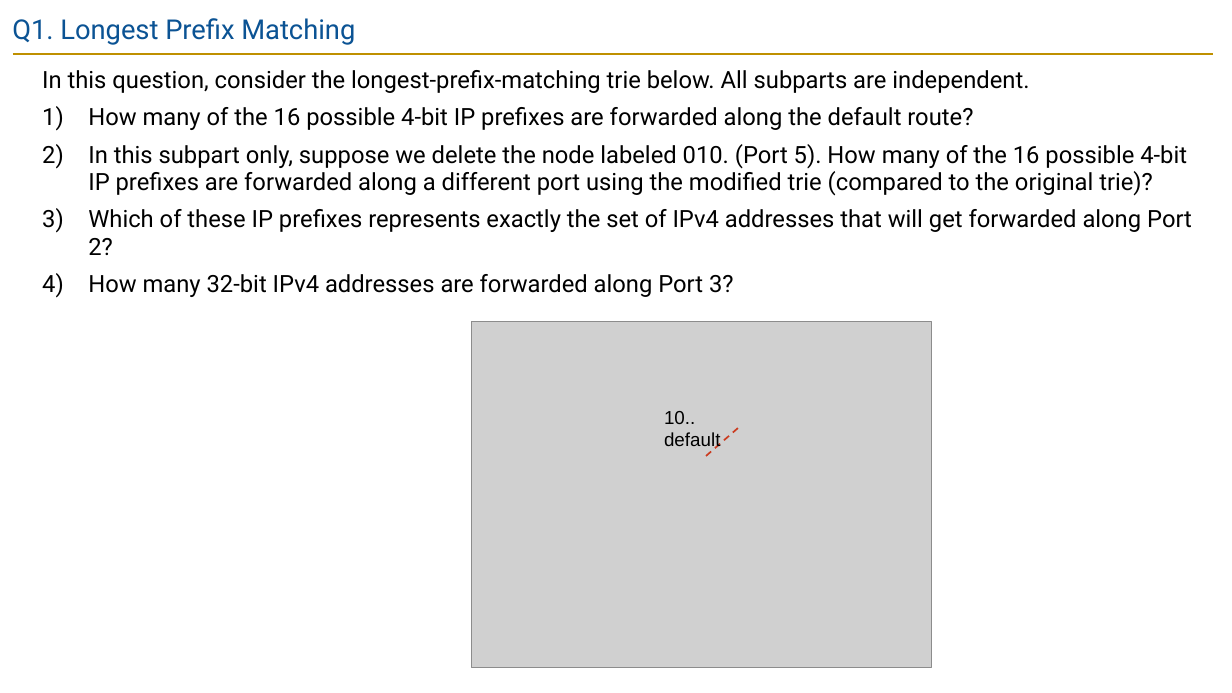
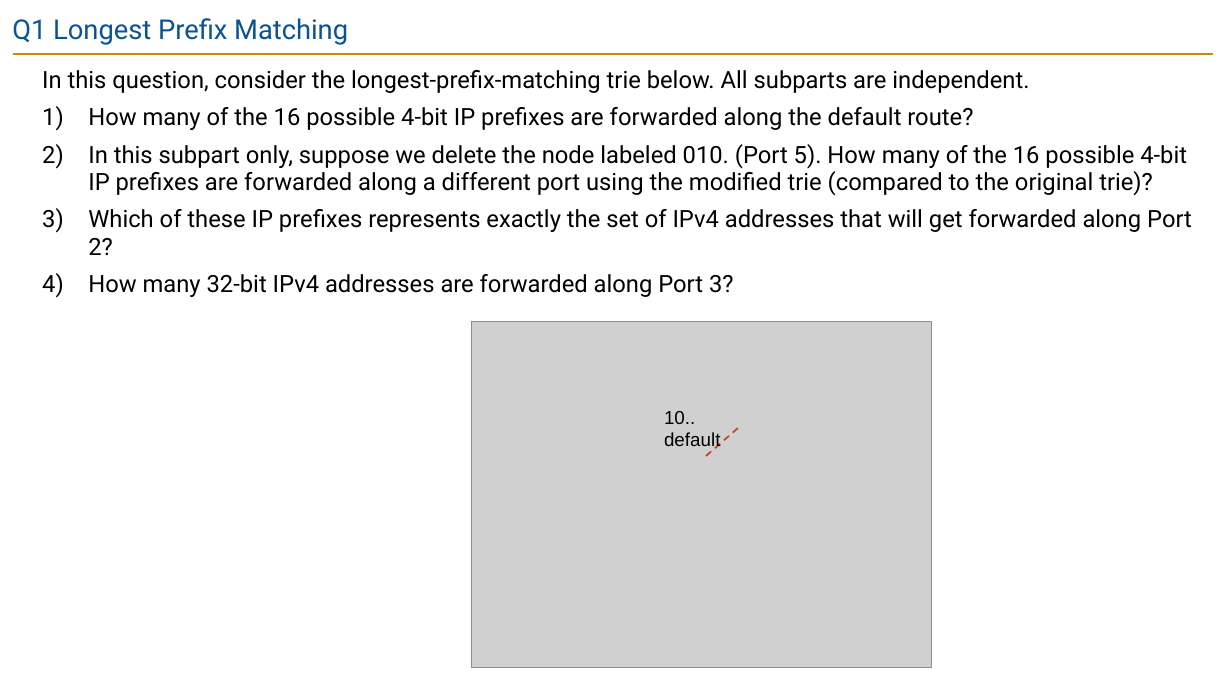
Before and after one commit to guhofstra/CSC175Sp26, a slide deck: slide 2 of PPTs/Lecture 7 - Routers Exercises ANS.pptx. Drawn at 1232x693 pixels with LibreOffice and Linux fonts; fonts in the diff are those of the drawing; grey boxes stand for pictures. Boxes give left, top, right and bottom in pixels: in the first picture for what was removed or moved away, otherwise in the second. Text is boxed around its words. In the diff, an @@ line names an element or a change of style, - is before the commit and + after.

```diff
--- a/PPTs/Lecture 7 - Routers Exercises ANS.pptx
+++ b/PPTs/Lecture 7 - Routers Exercises ANS.pptx
@@ title at <box>12,18,348,45</box>: text changed @@
-Q1. Longest Prefix Matching
+Q1 Longest Prefix Matching
```
Also in this commit, not shown: 1 other slide changed, 3 slides added, 14 other files.
